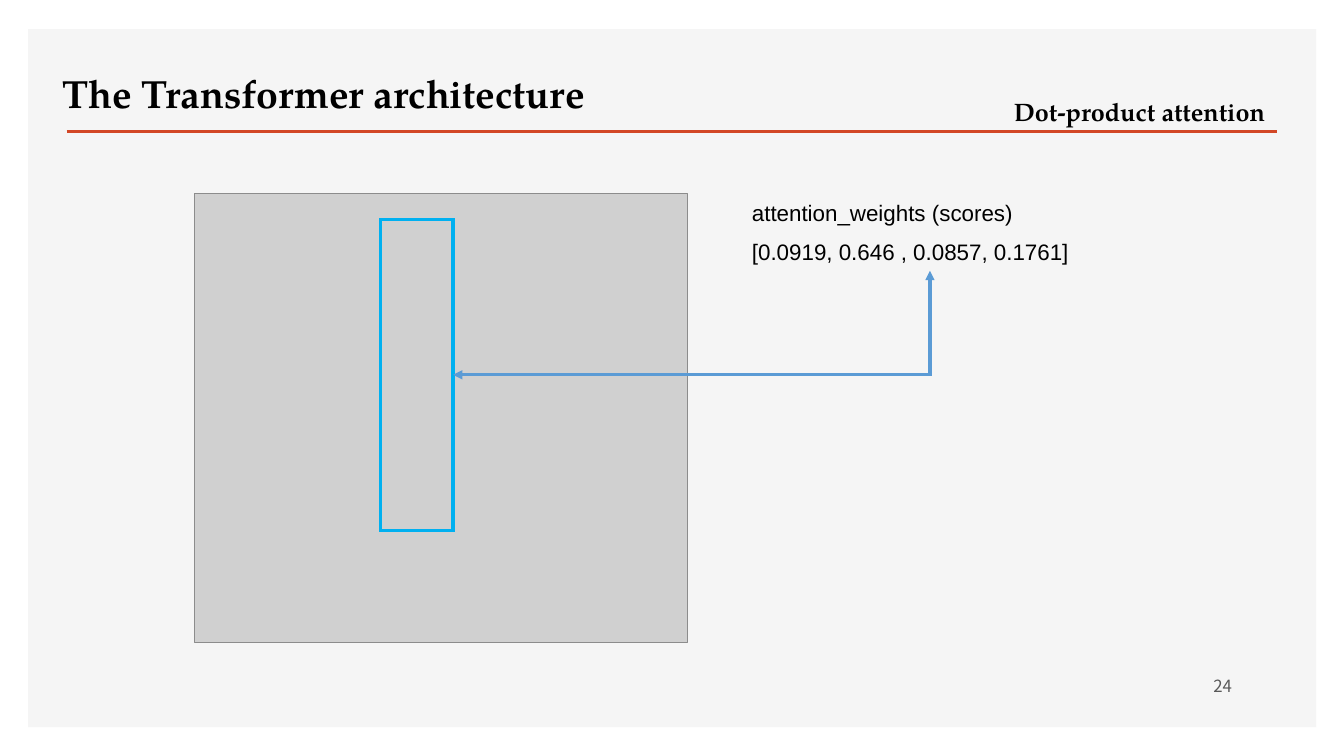
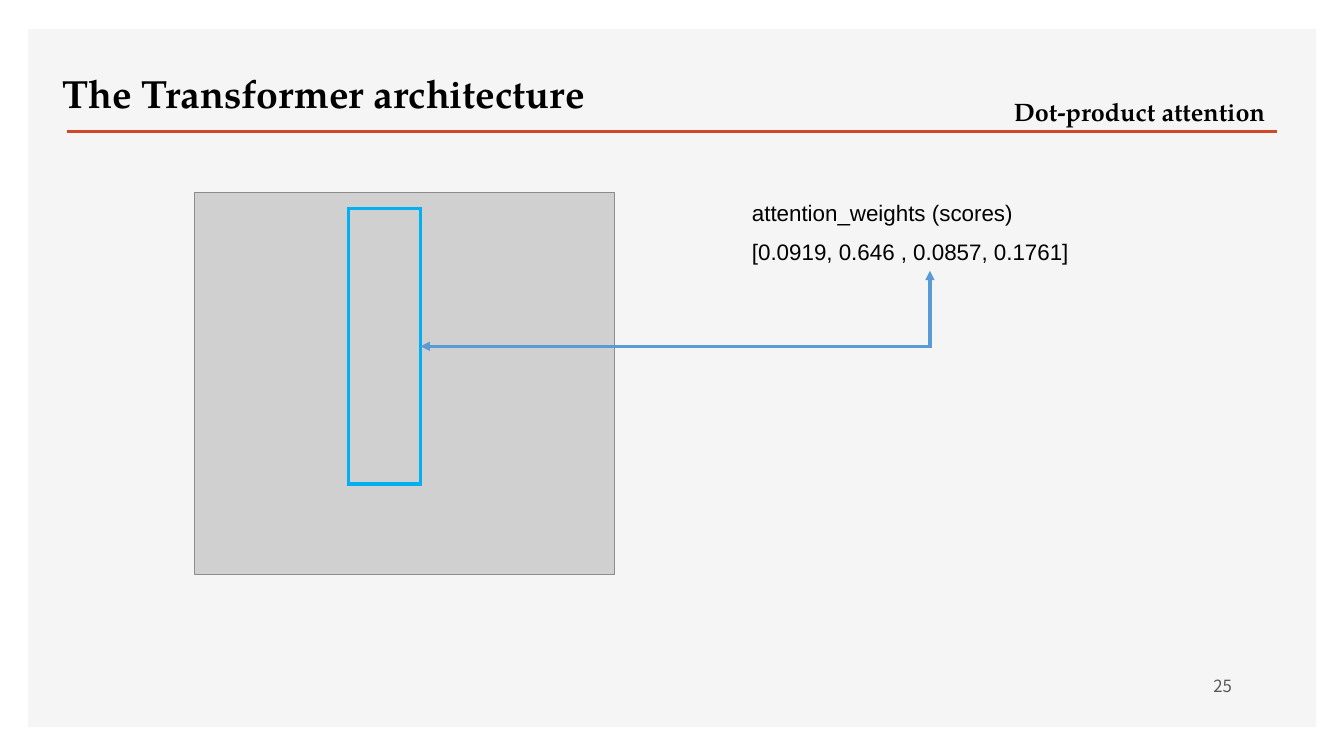
Before and after one commit to ancestor9/2026_Fall_Deep-Learning-with-Python, a slide deck: slide 25 of Chapter 15 Language models and the Transformer.pptx (slide 24 before the commit). Drawn at 1344x756 pixels with LibreOffice and Linux fonts; fonts in the diff are those of the drawing; grey boxes stand for pictures; background and template pictures are left out. Boxes give left, top, right and bottom in pixels: in the first picture for what was removed or moved away, otherwise in the second. Text is boxed around its words. In the diff, an @@ line names an element or a change of style, - is before the commit and + after.

```diff
--- a/Chapter 15 Language models and the Transformer.pptx
+++ b/Chapter 15 Language models and the Transformer.pptx
@@ picture resized from (x1=195, y1=194, x2=688, y2=642) to (x1=195, y1=193, x2=614, y2=575) @@
@@ rectangle resized from (x1=381, y1=219, x2=454, y2=530) to (x1=348, y1=209, x2=420, y2=484) @@
@@ elbow double arrow moved from (453, 375) - (931, 271) to (420, 347) - (931, 271) @@
@@ page number at (x1=1213, y1=679, x2=1232, y2=692): text changed @@
-24
+25
```
Also in this commit, not shown: 4 other slides changed, 11 slides added.
